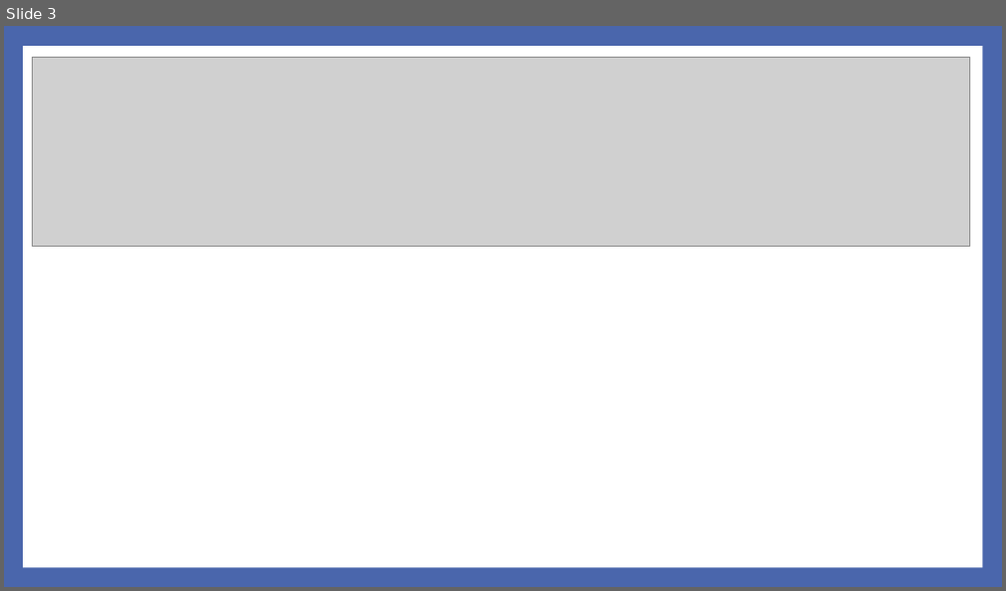
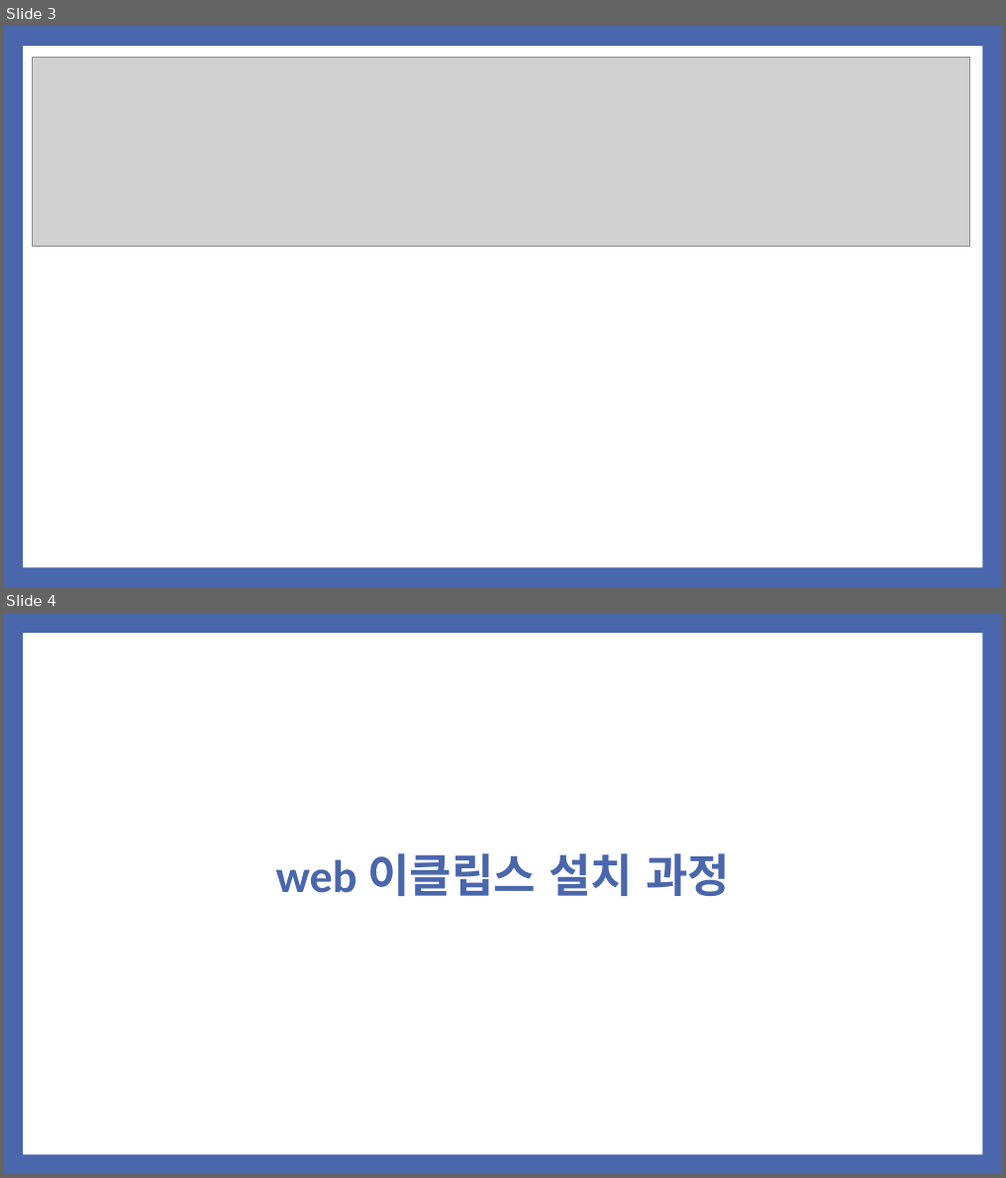
Before and after one commit to noheul1030/KOPO-HTML, a slide deck: 과제PPT/기업업무 4강 JSP_DB연동.pptx. Shown one above the other, each under a label of ours: slide 3 before the commit, slides 3 and 4 after it. The pictures are 1006x591 and 1006x1178 pixels, drawn with LibreOffice and Linux fonts; fonts in the diff are those of the drawing; grey boxes stand for pictures. Boxes give left, top, right and bottom in pixels: in the first picture for what was removed or moved away, otherwise in the second. Text is boxed around its words. In the diff, an @@ line names an element or a change of style, - is before the commit and + after.

```diff
--- a/과제PPT/기업업무 4강 JSP_DB연동.pptx
+++ b/과제PPT/기업업무 4강 JSP_DB연동.pptx
@@ slide 4 added at (x1=4, y1=613, x2=1002, y2=1174), background #4A66AC; not listed: 1 template element that a slide beside it also shows @@
@@ title added at (x1=276, y1=854, x2=730, y2=896), 44 pt, text #4A66AC, bold @@
+web 이클립스 설치 과정
```
Also in this commit, not shown: 19 other slides added, 12 slides removed.
